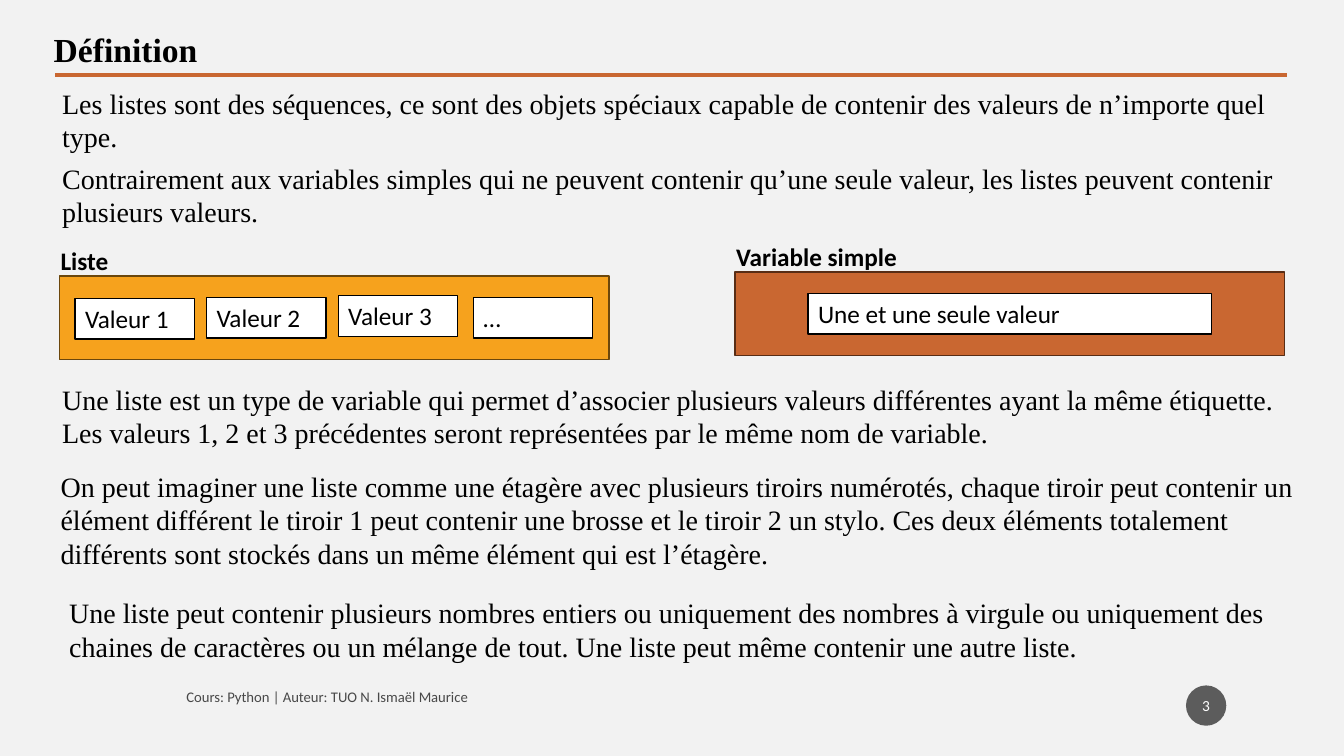
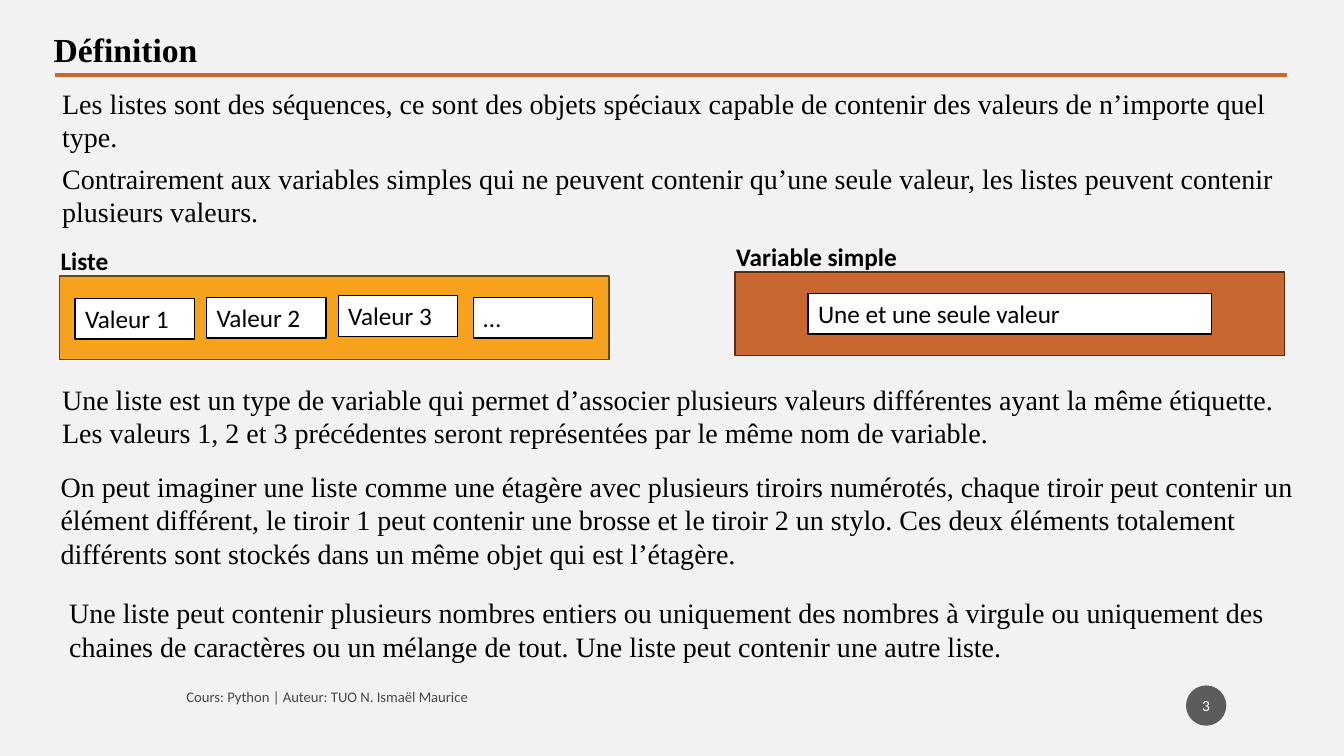
Before and after one commit to tisma95/cours-python, a slide deck: slide 3 of source/Chapitre 9 - Les listes.pptx. Drawn at 1344x756 pixels with LibreOffice and Linux fonts; fonts in the diff are those of the drawing. Boxes give left, top, right and bottom in pixels: in the first picture for what was removed or moved away, otherwise in the second. Text is boxed around its words. In the diff, an @@ line names an element or a change of style, - is before the commit and + after.

Commit message:
Feat(chp9): Correction chapitre 9 sur les listes

```diff
--- a/source/Chapitre 9 - Les listes.pptx
+++ b/source/Chapitre 9 - Les listes.pptx
@@ text at [61,477,1292,569]: text changed @@
-On peut imaginer une liste comme une étagère avec plusieurs tiroirs numérotés, chaque tiroir peut contenir un élément différent le tiroir 1 peut contenir une brosse et le tiroir 2 un stylo. Ces deux éléments totalement différents sont stockés dans un même élément qui est l’étagère.
+On peut imaginer une liste comme une étagère avec plusieurs tiroirs numérotés, chaque tiroir peut contenir un élément différent, le tiroir 1 peut contenir une brosse et le tiroir 2 un stylo. Ces deux éléments totalement différents sont stockés dans un même objet qui est l’étagère.
@@ text at [69,603,1263,662]: text changed @@
-Une liste peut contenir plusieurs nombres entiers ou uniquement des nombres à virgule ou uniquement des chaines de caractères ou un mélange de tout. Une liste peut même contenir une autre liste.
+Une liste peut contenir plusieurs nombres entiers ou uniquement des nombres à virgule ou uniquement des chaines de caractères ou un mélange de tout. Une liste peut contenir une autre liste.
```
Also in this commit, not shown: 8 other slides changed, 3 other files.
